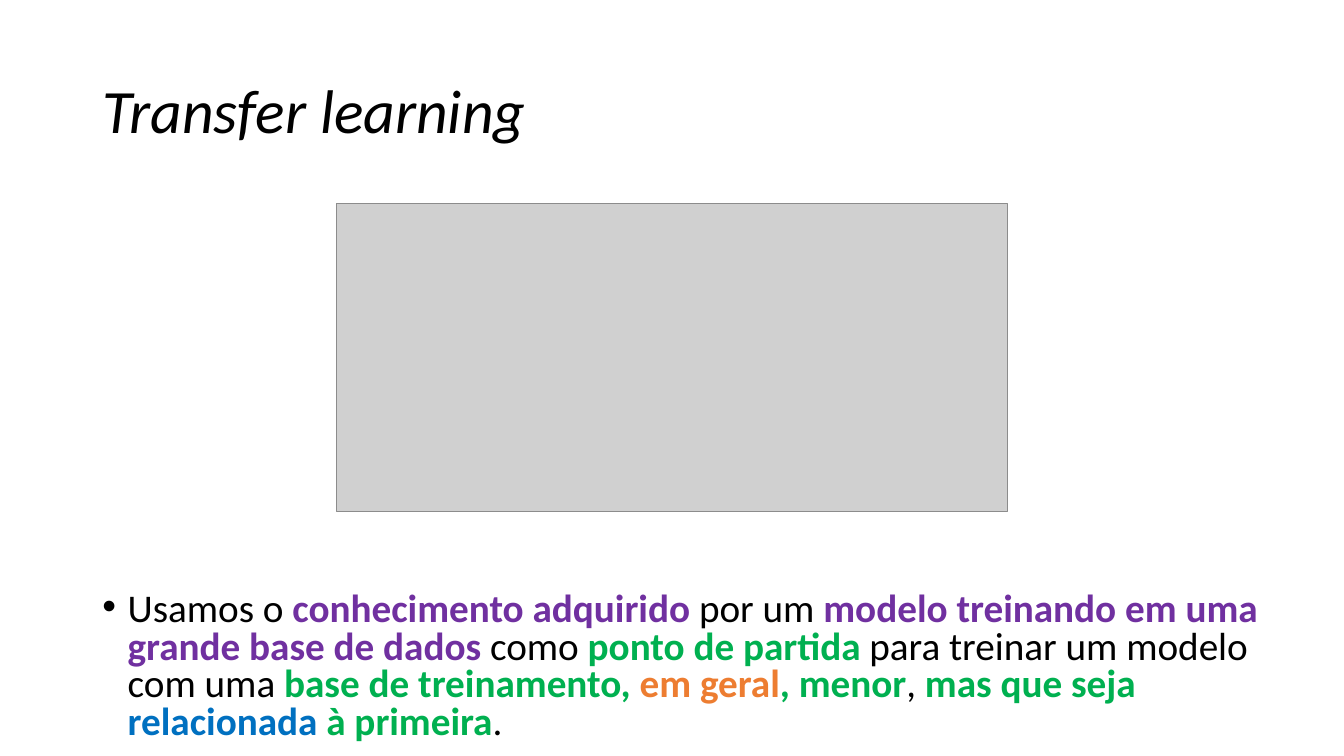
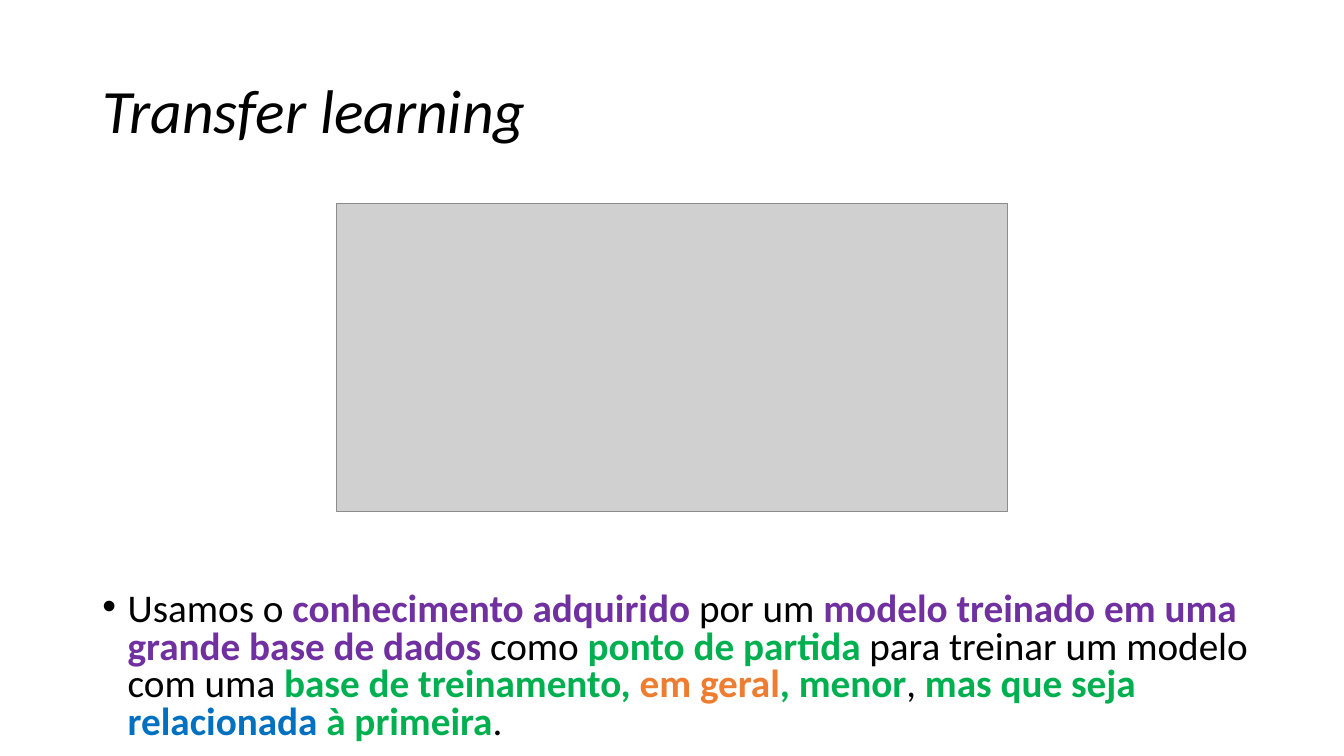
Before and after one commit to zz4fap/c24_inteligencia_artificial, a slide deck: slide 80 of slides/C24_CNN.pptx (slide 74 before the commit). Drawn at 1344x756 pixels with LibreOffice and Linux fonts; fonts in the diff are those of the drawing; grey boxes stand for pictures. Boxes give left, top, right and bottom in pixels: in the first picture for what was removed or moved away, otherwise in the second. Text is boxed around its words. In the diff, an @@ line names an element or a change of style, - is before the commit and + after.

```diff
--- a/slides/C24_CNN.pptx
+++ b/slides/C24_CNN.pptx
@@ text at <box>128,594,1248,741</box>: text changed @@
-• Usamos o conhecimento adquirido por um modelo treinando em uma grande base de dados como ponto de partida para treinar um modelo com uma base de treinamento, em geral, menor, mas que seja relacionada à primeira.
+• Usamos o conhecimento adquirido por um modelo treinado em uma grande base de dados como ponto de partida para treinar um modelo com uma base de treinamento, em geral, menor, mas que seja relacionada à primeira.
```
Also in this commit, not shown: 14 other slides changed, 3 slides added, 1 slide removed.
